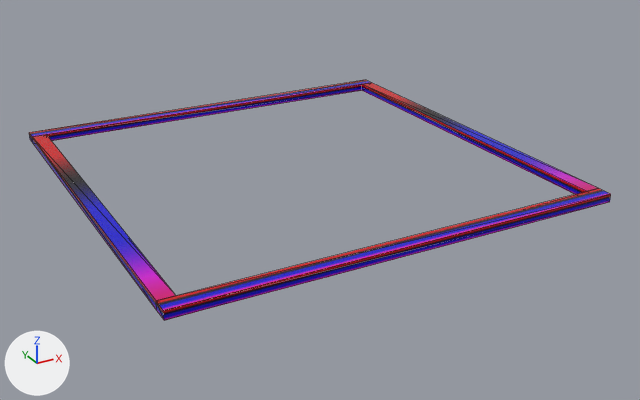
The glTF model assets/Models/frame-skin-11.glb, before and after one commit.
Rendered twice from a camera (50 mm lens) standing at (-15.0, -29.3, 13.0) and looking at (0.6, -1.0, -1.1). Arrows for +X, +Y and +Z are at lower left; the lights stay in place. The first picture is the older version. Mesh edges are drawn as thin lines. Vertices at exactly the same position are counted once.

The scene before the commit, as lines of its bpy script (objects in view):
```python
mat_frame = bpy.data.materials.new('frame')
mat_frame.use_nodes = True; mat_frame.node_tree.nodes.clear()
_N = mat_frame.node_tree.nodes; _L = mat_frame.node_tree.links
n0 = _N.new('ShaderNodeBsdfPrincipled'); n0.name = 'Principled BSDF'
n0.inputs[1].default_value = 0.3  # 'Metallic'
n0.inputs[2].default_value = 0.25  # 'Roughness'
n1 = _N.new('ShaderNodeOutputMaterial'); n1.name = 'Material Output'
n2 = _N.new('ShaderNodeMix'); n2.name = 'Mix'
n2.data_type = 'RGBA'
n2.blend_type = 'MULTIPLY'
n2.inputs[0].default_value = 1.0  # 'Factor'
n2.inputs[7].default_value = (1.0, 0.0, 1.0, 1.0)  # 'B', pink #ff00ff
n3 = _N.new('ShaderNodeTexImage'); n3.name = 'Image Texture'
n3.image = img_image_0
_L.new(n0.outputs[0], n1.inputs[0])  # 'BSDF' to 'Surface'
_L.new(n2.outputs[2], n0.inputs[0])  # 'Result' to 'Base Color'
_L.new(n3.outputs[0], n2.inputs[6])  # 'Color' to 'A'
me_mesh_0 = bpy.data.meshes.new('Mesh_0')
me_mesh_0.from_pydata(...)  # 24 vertices, 48 faces; spans x -8.5..8.5, y -8.5..8.5, z 0.0..0.3
me_mesh_0.materials.append(mat_frame)
ob_frame_skin_11 = bpy.data.objects.new('frame-skin-11', me_mesh_0)
ob_frame_skin_11.location = (0.0, 0.0, 0.0)
```
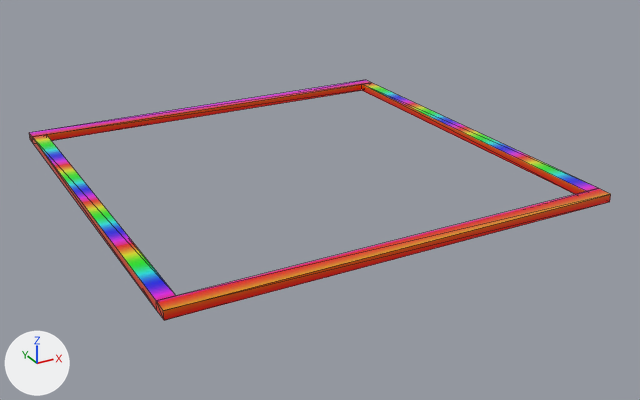
Boxes [x1, y1, x2, y2] around the edits, measured in the pictures (640 x 400 px):
'frame-skin-11', surface changed: [29, 80, 611, 320] in both

Edits to the bpy script that builds the scene:
```text
Change mat_frame:
    where n0 = _N.new('ShaderNodeBsdfPrincipled'); n0.name = 'Principled BSDF'
    add n0.inputs[28].default_value = 0.12  # 'Emission Strength'
    remove n2 = _N.new('ShaderNodeMix'); n2.name = 'Mix'
    remove n2.data_type = 'RGBA'
    remove n2.blend_type = 'MULTIPLY'
    remove n2.inputs[0].default_value = 1.0  # 'Factor'
    remove n2.inputs[7].default_value = (1.0, 0.0, 1.0, 1.0)  # 'B', pink #ff00ff
    add n4 = _N.new('ShaderNodeTexImage'); n4.name = 'Image Texture.001'
    add n4.image = img_image_0
    where n3 = _N.new('ShaderNodeTexImage'); n3.name = 'Image Texture'
    remove _L.new(n2.outputs[2], n0.inputs[0])  # 'Result' to 'Base Color'
    remove _L.new(n3.outputs[0], n2.inputs[6])  # 'Color' to 'A'
    add _L.new(n3.outputs[0], n0.inputs[27])  # 'Color' to 'Emission Color'
    add _L.new(n4.outputs[0], n0.inputs[0])  # 'Color' to 'Base Color'
Change me_mesh_0:
    where me_mesh_0.from_pydata(...)  # 24 vertices, 48 faces; spans x -8.5..8.5, y -8.5..8.5, z 0.0..0.3
    used by ob_frame_skin_11; location = (0.0, 0.0, 0.0)
    me_mesh_0 part 1: texture (UV) coordinates of 48 of 48 faces, centred in x -8.5..8.5, y -8.5..8.5, z 0.0..0.3, changed; they spanned u 0.0..1.0, v 0.0..1.0 and now span u -2.12..2.12, v -1.12..3.12
```
